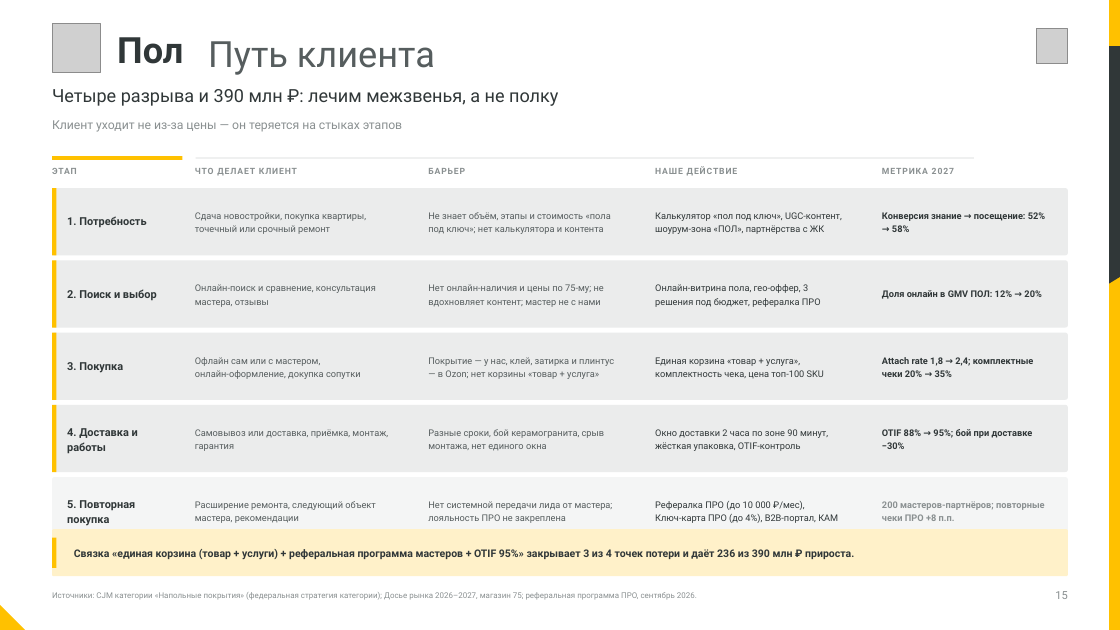
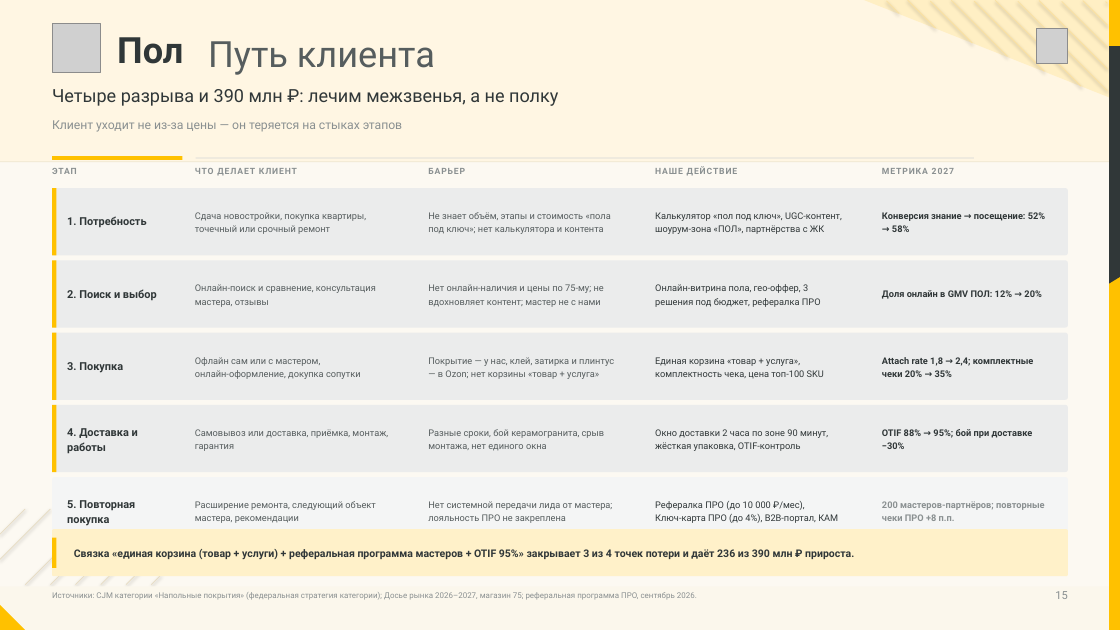
Before and after one commit to dmitrypalych44-ai/power-point, a slide deck: slide 15 of deliverables/deck.pptx. Drawn at 1120x630 pixels with LibreOffice and Linux fonts; fonts in the diff are those of the drawing; grey boxes stand for pictures. Boxes give left, top, right and bottom in pixels: in the first picture for what was removed or moved away, otherwise in the second. Text is boxed around its words. In the diff, an @@ line names an element or a change of style, - is before the commit and + after.

```diff
--- a/deliverables/deck.pptx
+++ b/deliverables/deck.pptx
@@ rectangle added at [0,0,1120,630], fill #FCF9F2 @@
@@ rectangle added at [0,0,1120,161], fill #FFF6E3 @@
@@ freeform shape added at [864,0,1109,97], fill #FFEFC4 @@
@@ line added from (886, 1) to (899, 13), #FBE1A0 0.7 pt @@
@@ line added from (907, 0) to (936, 29), #FBE1A0 0.7 pt @@
@@ line added from (931, 1) to (973, 43), #FBE1A0 0.7 pt @@
@@ line added from (952, 0) to (1007, 56), #FBE1A0 0.7 pt @@
@@ line added from (975, 1) to (1044, 71), #FBE1A0 0.7 pt @@
@@ line added from (996, 0) to (1081, 87), #FBE1A0 0.7 pt @@
@@ line added from (1018, 2) to (1107, 91), #FBE1A0 0.7 pt @@
@@ line added from (1039, 1) to (1107, 69), #FBE1A0 0.7 pt @@
@@ line added from (1062, 2) to (1107, 47), #FBE1A0 0.7 pt @@
@@ line added from (1083, 1) to (1107, 25), #FBE1A0 0.7 pt @@
@@ line added from (1106, 2) to (1107, 3), #FBE1A0 0.7 pt @@
@@ rectangle added at [0,161,1120,162], fill #EFE5CB @@
@@ line added from (0, 534) to (25, 509), #E7DCC2 0.6 pt @@
@@ line added from (0, 560) to (50, 509), #E7DCC2 0.6 pt @@
@@ line added from (101, 509) to (25, 585), #E7DCC2 0.6 pt @@
@@ line added from (126, 509) to (50, 585), #E7DCC2 0.6 pt @@
@@ line added from (151, 509) to (76, 585), #E7DCC2 0.6 pt @@
@@ line added from (161, 524) to (101, 585), #E7DCC2 0.6 pt @@
@@ line added from (161, 549) to (126, 585), #E7DCC2 0.6 pt @@
@@ rectangle added at [0,586,1109,630], fill #FBF7EC @@
@@ line added from (161, 575) to (151, 585), #E7DCC2 0.6 pt @@
```
Also in this commit, not shown: 35 other slides changed, 49 other files.
